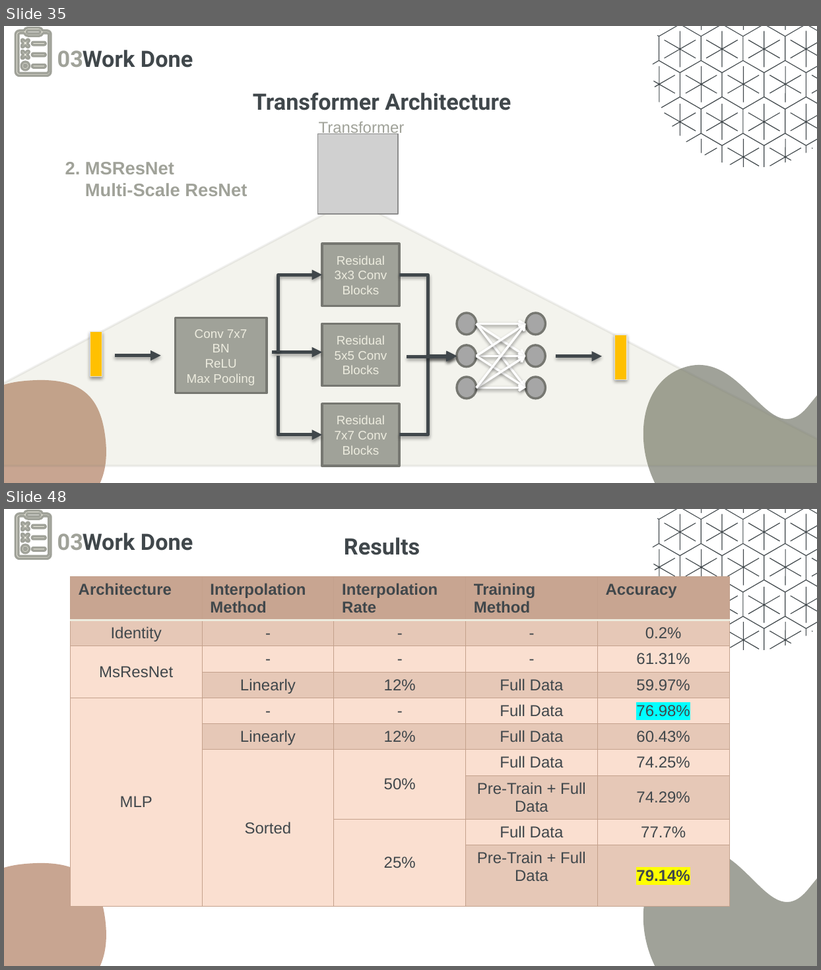
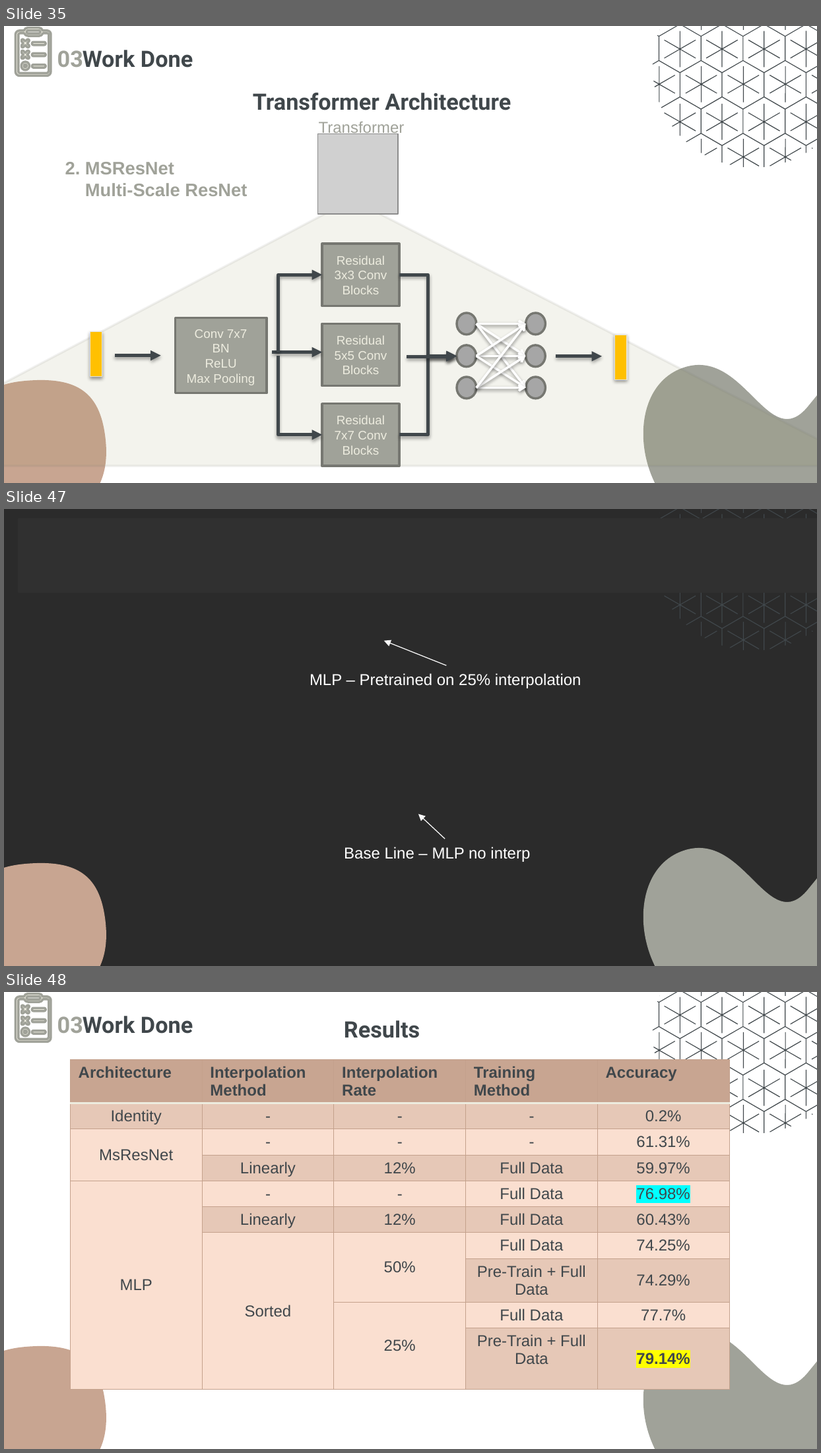
Before and after one commit to kariander1/FaceRecognition, a slide deck: Final Presentation.pptx. Shown one above the other, each under a label of ours: slides 35 and 48 before the commit, slides 35, 47 and 48 after it; the slides between them are not shown. The pictures are 821x970 and 821x1453 pixels, drawn with LibreOffice and Linux fonts; fonts in the diff are those of the drawing; grey boxes stand for pictures; background and template pictures are left out; a plain dark background stands for a picture behind light text. Boxes give left, top, right and bottom in pixels: in the first picture for what was removed or moved away, otherwise in the second. Text is boxed around its words. In the diff, an @@ line names an element or a change of style, - is before the commit and + after.

```diff
--- a/Final Presentation.pptx
+++ b/Final Presentation.pptx
@@ slide 47 added at (4, 509, 817, 966), background picture (left out); not listed: 22 template elements that a slide beside it also shows @@
@@ rectangle added at (19, 520, 817, 591), fill #303030, outline #303030 2 pt @@
@@ arrow added from (446, 666) to (384, 641), #F9F9F9 0.75 pt @@
@@ text added at (310, 673, 582, 689), 14 pt, text #FFFFFF @@
+MLP – Pretrained on 25% interpolation
@@ arrow added from (445, 839) to (418, 814), #F9F9F9 0.75 pt @@
@@ text added at (344, 847, 530, 862), 14 pt, text #FFFFFF @@
+Base Line – MLP no interp
```
Also in this commit, not shown: 21 slides changed, 2 other slides added, 3 slides removed.
